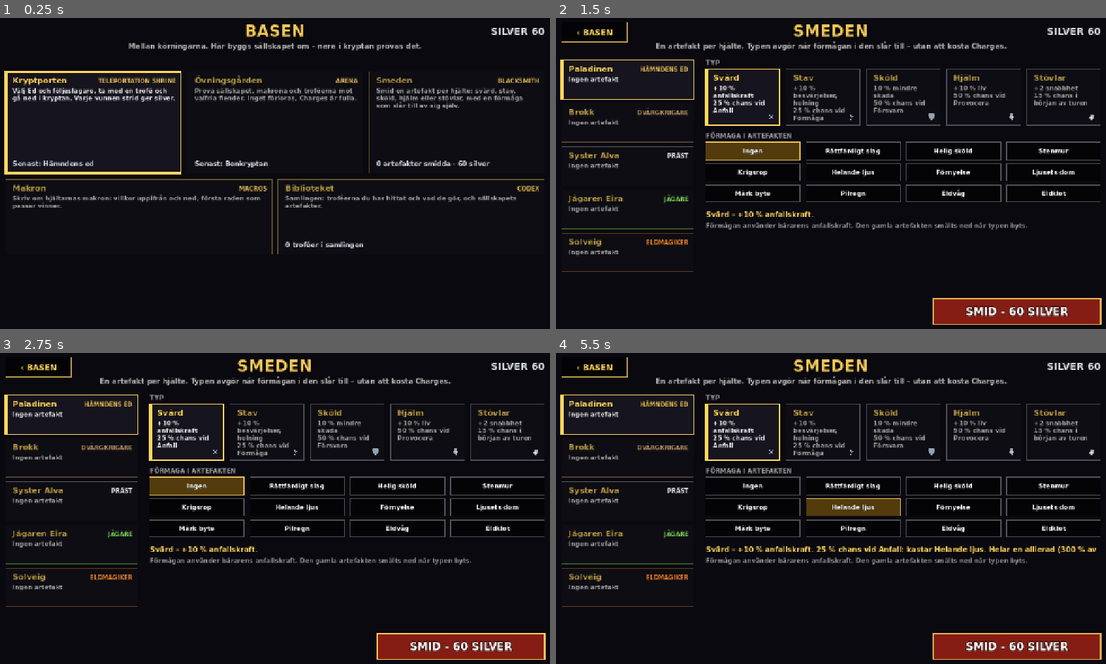
Above: before the commit, frames 1-4 (two rows, left to right).
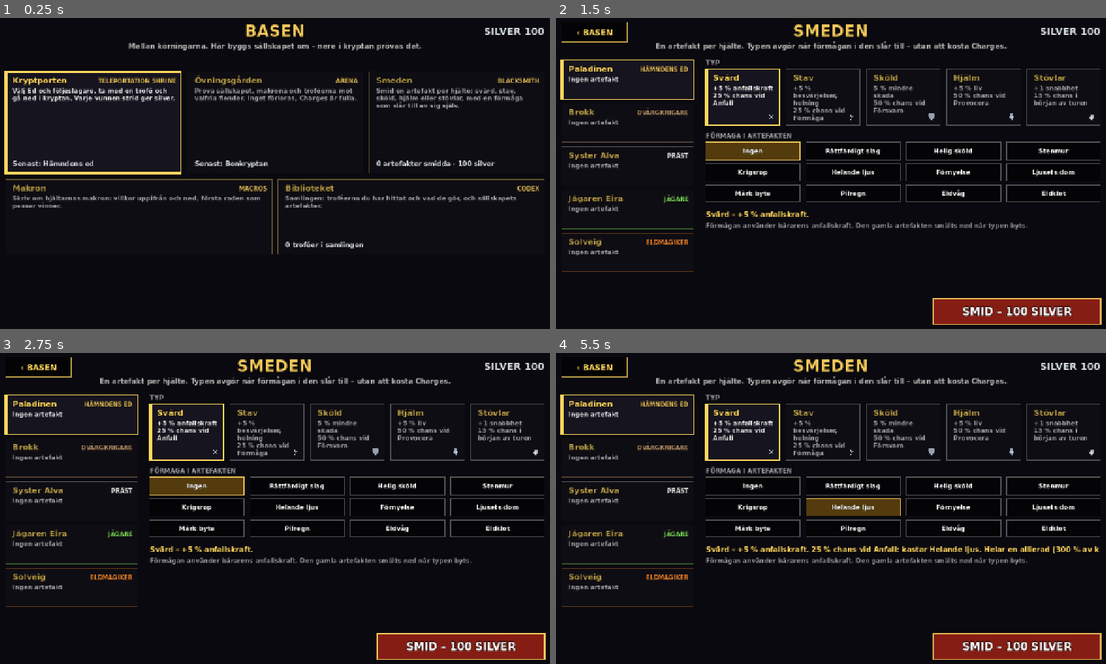
Above: after the commit, the same moments.

Repository: broklyn777/de-edsvurna
Game: Godot game, scene res://scenes/base.tscn
The game is run twice, just before and just after one commit, with the same random seed, the same clock (stepped at 60 frames per second) and the same inputs.
Inputs (mouse positions are in pixels of both pictures, inside the frame that each line leads up to):
- Up to frame 1 (0.25 s): no input
- Up to frame 2 (1.5 s): tap Enter at 0.5 s; move the mouse to (957, 157) at 0.52 s; tap 1 at 0.6 s; click (957, 157) at 0.67 s; tap Space at 1.25 s; drag from (715, 189) to (803, 235) at 1.27 s
- Up to frame 3 (2.75 s): tap Enter at 2 s; move the mouse to (330, 436) at 2.02 s; tap 3 at 2.1 s
- Up to frame 4 (5.5 s): tap Space at 2.75, 4.25 s; drag from (803, 570) to (660, 461) at 2.77 s; tap Enter at 3.5 s; move the mouse to (1001, 555) at 3.52 s; hold A 3.53-4.25 s; tap 5 at 3.6 s; drag from (660, 461) to (748, 427) at 4.27 s; move the mouse to (858, 508) at 5.02 s; hold A from 5.03 s (still down); tap Keypad Enter at 5.1 s; click (858, 508) at 5.17 s

The runs differ from the first frame. In frame 1, 0.2% of the frame differs, in the area x 83-99%, y 3-48%; in frame 2, 1.4%; in frame 3, 1.4%; in frame 4, 2.1%, in the area x 28-99%, y 3-96%.

Commit message:
Balance artifacts: smaller stat bonuses, pricier forging, report with artifacts
The balance report now also runs the whole crypt with an example artifact per
hero. Siralim's trigger chances are kept; one artifact lifts the starter macros
from ~60 % to 75-85 %, all four to ~96 %, so forging costs 100 silver (start
silver covers the first) and changing the ability 40.

Co-Authored-By: Claude Opus 5.5 <noreply@anthropic.com>

Diff:
--- a/data/artifacts.json
+++ b/data/artifacts.json
@@ -2,8 +2,8 @@
 	"sword": {
 		"name": "Svärd",
 		"stat": "attack",
-		"stat_mult": 1.1,
-		"stat_text": "+10 % anfallskraft",
+		"stat_mult": 1.05,
+		"stat_text": "+5 % anfallskraft",
 		"trigger": "attack",
 		"chance": 0.25,
 		"trigger_text": "25 % chans vid Anfall",
@@ -12,8 +12,8 @@
 	"staff": {
 		"name": "Stav",
 		"stat": "power",
-		"stat_mult": 1.1,
-		"stat_text": "+10 % besvärjelser, helning",
+		"stat_mult": 1.05,
+		"stat_text": "+5 % besvärjelser, helning",
 		"trigger": "ability",
 		"chance": 0.25,
 		"trigger_text": "25 % chans vid Förmåga",
@@ -22,8 +22,8 @@
 	"shield": {
 		"name": "Sköld",
 		"stat": "defense",
-		"stat_mult": 0.9,
-		"stat_text": "10 % mindre skada",
+		"stat_mult": 0.95,
+		"stat_text": "5 % mindre skada",
 		"trigger": "defend",
 		"chance": 0.5,
 		"trigger_text": "50 % chans vid Försvara",
@@ -32,8 +32,8 @@
 	"helm": {
 		"name": "Hjälm",
 		"stat": "health",
-		"stat_mult": 1.1,
-		"stat_text": "+10 % liv",
+		"stat_mult": 1.05,
+		"stat_text": "+5 % liv",
 		"trigger": "provoke",
 		"chance": 0.5,
 		"trigger_text": "50 % chans vid Provocera",
@@ -42,8 +42,8 @@
 	"boots": {
 		"name": "Stövlar",
 		"stat": "speed",
-		"stat_add": 2,
-		"stat_text": "+2 snabbhet",
+		"stat_add": 1,
+		"stat_text": "+1 snabbhet",
 		"trigger": "turn_start",
 		"chance": 0.15,
 		"trigger_text": "15 % chans i början av turen",
--- a/src/game/profile.gd
+++ b/src/game/profile.gd
@@ -6,12 +6,15 @@
 ## Silver är den enda resursen än så länge (Siralim har fem). Det ges för vunna strider i kryptan –
 ## inte i Övningsgården – och behålls även om sällskapet faller, som i Siralim där man bara
 ## förlorar Fortune.
+##
+## Balans: en artefakt höjer chansen att klara hela kryptan med startmakrona från ~60 % till 75–85 %,
+## alla fyra till ~96 %. Startsilvret räcker till en, sedan ungefär en per klarad körning (110 silver).
 
-const START_SILVER := 60
+const START_SILVER := 100
 ## Smida en ny artefakt (eller byta typ, som smälter ned den gamla).
-const FORGE_COST := 60
+const FORGE_COST := 100
 ## Byta förmågan i en artefakt man redan har.
-const RESOCKET_COST := 30
+const RESOCKET_COST := 40
 ## Silver per vunnen strid, per våning.
 const FLOOR_REWARD := [25, 35, 50]
 
--- a/tests/balance_report.gd
+++ b/tests/balance_report.gd
@@ -1,11 +1,19 @@
 extends SceneTree
 ## Balansrapport per våning: vinstandel, turer och överlevande för varje spelarnivå.
 ## BASIC anfaller bara, MACRO kör startmakrona, TUNED de förbättrade makrona i combat_bot.gd.
-## "Hela körningen" spelar alla tre våningarna i följd, med Charges som räcker hela vägen.
+## "Hela körningen" spelar alla tre våningarna i följd, med Charges som räcker hela vägen, utan och
+## med ett exempel på artefakter från Smeden (ARTIFACTS).
 ##   godot --headless --path . --script res://tests/balance_report.gd
 
 const Bot := preload("res://tests/combat_bot.gd")
 const RUNS := 100
+## Ett rimligt första smide: en artefakt per hjälte (4 × 60 silver ≈ två körningar).
+const ARTIFACTS := {
+	"paladin": {"type": "sword", "ability": "holy_smite"},
+	"brokk": {"type": "shield", "ability": "healing_light"},
+	"alva": {"type": "staff", "ability": "judgement"},
+	"eira": {"type": "boots", "ability": "arrow_rain"},
+}
 
 
 func _init() -> void:
@@ -27,19 +35,21 @@
 			print("  %-6s vinster %3d/%d  snitt %4.1f turer  överlevande vid seger %.1f  inget passade %d" % [
 				Bot.Skill.keys()[skill], wins, RUNS, float(turns) / RUNS, float(alive) / maxf(wins, 1), no_match])
 	print("Hela körningen (Charges räcker alla tre våningarna)")
-	for skill in [Bot.Skill.MACRO, Bot.Skill.TUNED]:
-		var cleared := 0
-		for seed_value in range(1, RUNS + 1):
-			var state := RunState.new()
-			state.fill_charges(data)
-			var ok := true
-			for floor in RunState.FLOORS:
-				var r := Bot.run_fight(data, seed_value, skill, floor, state.party, {}, state.charges)
-				if r.outcome != "victory":
-					ok = false
-					break
-				state.store_charges(r.sim)
-			if ok:
-				cleared += 1
-		print("  %-6s klarade kryptan %3d/%d" % [Bot.Skill.keys()[skill], cleared, RUNS])
+	for artifacts in [{}, ARTIFACTS]:
+		for skill in [Bot.Skill.MACRO, Bot.Skill.TUNED]:
+			var cleared := 0
+			for seed_value in range(1, RUNS + 1):
+				var state := RunState.new()
+				state.fill_charges(data)
+				var ok := true
+				for floor in RunState.FLOORS:
+					var r := Bot.run_fight(data, seed_value, skill, floor, state.party, {}, state.charges, artifacts)
+					if r.outcome != "victory":
+						ok = false
+						break
+					state.store_charges(r.sim)
+				if ok:
+					cleared += 1
+			print("  %-6s %s klarade kryptan %3d/%d" % [Bot.Skill.keys()[skill],
+					"med artefakter " if not artifacts.is_empty() else "utan artefakter", cleared, RUNS])
 	quit()
--- a/tests/combat_bot.gd
+++ b/tests/combat_bot.gd
@@ -32,8 +32,8 @@
 
 
 static func run_fight(data: Dictionary, seed_value: int, skill: Skill, encounter := "crypt_1",
-		party: Array = [], traits := {}, charges := {}) -> Dictionary:
-	var sim := CombatSim.create(data, encounter, seed_value, party, traits, charges)
+		party: Array = [], traits := {}, charges := {}, artifacts := {}) -> Dictionary:
+	var sim := CombatSim.create(data, encounter, seed_value, party, traits, charges, artifacts)
 	sim.begin()
 	var guard := 0
 	var no_match := 0
--- a/tests/test_base.gd
+++ b/tests/test_base.gd
@@ -36,10 +36,10 @@
 
 func test_forge_costs_silver() -> void:
 	var p := Profile.new()
-	p.silver = 100
+	p.silver = Profile.FORGE_COST + 10
 	assert_eq(p.forge_cost("brokk", "shield", "healing_light"), Profile.FORGE_COST)
 	assert_true(p.forge("brokk", "shield", "healing_light"))
-	assert_eq(p.silver, 100 - Profile.FORGE_COST)
+	assert_eq(p.silver, 10)
 	assert_eq(p.artifacts.brokk, {"type": "shield", "ability": "healing_light"})
 	assert_eq(p.forge_cost("brokk", "shield", "healing_light"), 0, "samma artefakt kostar inget")
 	assert_true(not p.forge("brokk", "shield", "healing_light"), "och smids inte om")
@@ -151,11 +151,14 @@
 	var plain := _sim()
 	var sim := _sim({"paladin": {"type": "sword", "ability": ""}, "brokk": {"type": "helm", "ability": ""},
 			"alva": {"type": "shield", "ability": ""}, "eira": {"type": "boots", "ability": ""}})
-	assert_near(sim.unit("paladin").attack_max, plain.unit("paladin").attack_max * 1.1, 0.01, "svärd: anfall")
-	assert_eq(sim.unit("brokk").max_hp, roundf(plain.unit("brokk").max_hp * 1.1), "hjälm: liv")
+	var a: Dictionary = _data.artifacts
+	assert_near(sim.unit("paladin").attack_max, plain.unit("paladin").attack_max * a.sword.stat_mult, 0.01, "svärd: anfall")
+	assert_eq(sim.unit("brokk").max_hp, roundf(plain.unit("brokk").max_hp * a.helm.stat_mult), "hjälm: liv")
 	assert_eq(sim.unit("brokk").hp, sim.unit("brokk").max_hp)
-	assert_near(sim.unit("alva").damage_taken(), plain.unit("alva").damage_taken() * 0.9, 0.001, "sköld: mindre skada")
-	assert_eq(sim.unit("eira").speed, plain.unit("eira").speed + 2.0, "stövlar: snabbhet")
+	assert_near(sim.unit("alva").damage_taken(), plain.unit("alva").damage_taken() * a.shield.stat_mult, 0.001,
+			"sköld: mindre skada")
+	assert_eq(sim.unit("eira").speed, plain.unit("eira").speed + a.boots.stat_add, "stövlar: snabbhet")
+	assert_true(sim.unit("eira").speed > plain.unit("eira").speed)
 	assert_true(not sim.unit("paladin").traits.has("artifact_paladin"), "utan förmåga ingen egenskap")
 
 
@@ -167,7 +170,7 @@
 		s.unit("brokk").hp = 10.0
 		s.rng.seed = 3
 		s._heal(s.unit("alva"), s.unit("brokk"), 100.0, "healing_light", false)
-	assert_eq(sim.unit("brokk").hp - 10.0, 110.0, "staven: +10 % helning")
+	assert_eq(sim.unit("brokk").hp - 10.0, roundf(100.0 * _data.artifacts.staff.stat_mult), "staven: mer helning")
 	assert_eq(plain.unit("brokk").hp - 10.0, 100.0)
 
 
